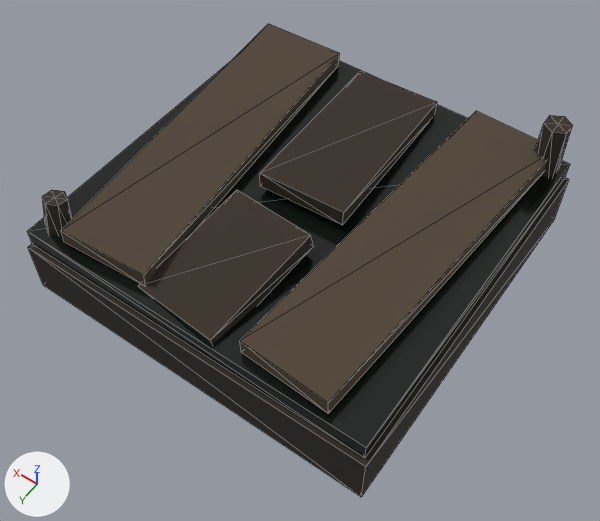
One commit to the glTF model assets/models/topi/obj_planks.glb: the scene before it, then after it.
One viewpoint serves both versions: a camera (50 mm lens) standing at (-0.809, 1.167, 1.574) and looking at (-0.048, 0.101, -0.101). The lights are fixed; the arrows at lower left show +X, +Y and +Z. The picture after the commit comes second. Mesh edges are drawn as thin lines. Vertices at exactly the same position are counted once.

The older version as bpy lines, for what is in view:
```python
me_obj_planks = bpy.data.meshes.new('obj_planks')
me_obj_planks.from_pydata(...)  # 76 vertices, 120 faces; spans x -0.5..0.5, y -0.5..0.5, z -0.2..0.17
# faces by material slot: [12, 12, 24, 72]
me_obj_planks.materials.append(mat_topi_10)  # black #0f1712
me_obj_planks.materials.append(mat_topi_06)  # black #2e2921
me_obj_planks.materials.append(mat_topi_08)  # brown #4f4233
me_obj_planks.materials.append(mat_topi_09)  # brown #362b21
ob_obj_planks = bpy.data.objects.new('obj_planks', me_obj_planks)
ob_obj_planks.location = (0.0, 0.0, 0.0)
```
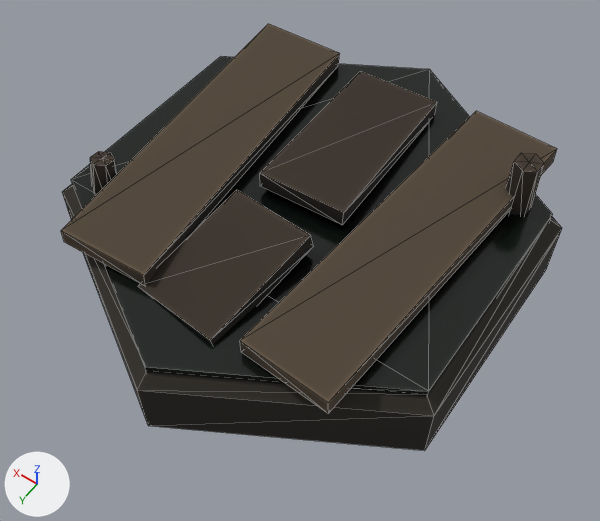
Edits to the bpy script that builds the scene:
```text
Add img_obj_planks_orm:
    img_obj_planks_orm = load_image('obj_planks_orm', '_unpacked/obj_planks_orm', 512, 512, 'Non-Color')
Add img_obj_planks_albedo:
    img_obj_planks_albedo = load_image('obj_planks_albedo', '_unpacked/obj_planks_albedo', 512, 512, 'sRGB')
Add mat_obj_planks_baked:
    mat_obj_planks_baked = bpy.data.materials.new('obj_planks_Baked')
    # uses the picture img_obj_planks_albedo
    # uses the picture img_obj_planks_orm
Change me_obj_planks:
    used by ob_obj_planks; location = (0.0, 0.0, 0.0)
    remove me_obj_planks.from_pydata(...)  # 76 vertices, 120 faces; spans x -0.5..0.5, y -0.5..0.5, z -0.2..0.17
    remove me_obj_planks.materials.append(mat_topi_10)  # black #0f1712
    remove me_obj_planks.materials.append(mat_topi_06)  # black #2e2921
    remove me_obj_planks.materials.append(mat_topi_09)  # brown #362b21
    add me_obj_planks.from_pydata(...)  # 90 vertices, 148 faces; spans x -0.558..0.558, y -0.644..0.644, z -0.2..0.17
    me_obj_planks part 1: a new loose piece, a 6-sided cylinder along z spanning x -0.527..0.527, y -0.609..0.609, z -0.04..0.02, in mat_obj_planks_baked
    me_obj_planks part 2: the loose piece of 14 vertices spanning x -0.475..-0.405, y -0.48..-0.4, z -0.05..0.17 is moved by (0.0, 0.16, 0.0), in mat_obj_planks_baked
    me_obj_planks part 3: the loose piece of 14 vertices spanning x 0.405..0.475, y 0.388..0.48, z -0.056..0.113 is moved by (0.0, -0.16, 0.0), in mat_obj_planks_baked
    me_obj_planks part 4: the loose piece of 8 vertices spanning x -0.5..0.5, y -0.5..0.5, z -0.2..-0.04 is rebuilt with 18 vertices and now spans x -0.558..0.558, y -0.644..0.644, z -0.2..0.0, in mat_obj_planks_baked
    me_obj_planks part 5: 24 faces spanning x -0.453..0.461, y -0.477..0.477, z 0.021..0.079 switch from mat_topi_08 (brown #4f4233) to mat_obj_planks_baked
    other edits to the shape of me_obj_planks do not show in these pictures
```

Pixel boxes [x1, y1, x2, y2] of what changed, in the pictures (600 x 521 px; the box of a moved part takes in the faces that stretch with it):
'obj_planks', reshaped (8% narrower, 10% shorter): before [27, 24, 573, 497]; after [61, 24, 562, 451]
part 1 of me_obj_planks, added: after [71, 56, 553, 396]
part 2 of me_obj_planks, moved or reshaped: before [535, 115, 573, 177]; after [506, 153, 544, 215]
part 3 of me_obj_planks, moved or reshaped: before [43, 190, 72, 235]; after [90, 151, 117, 195]
part 4 of me_obj_planks, rebuilt (8% narrower, 16% shorter): before [28, 178, 569, 497]; after [62, 184, 562, 451]
part 5 of me_obj_planks, edited (looks the same): [61, 24, 547, 413] in both
